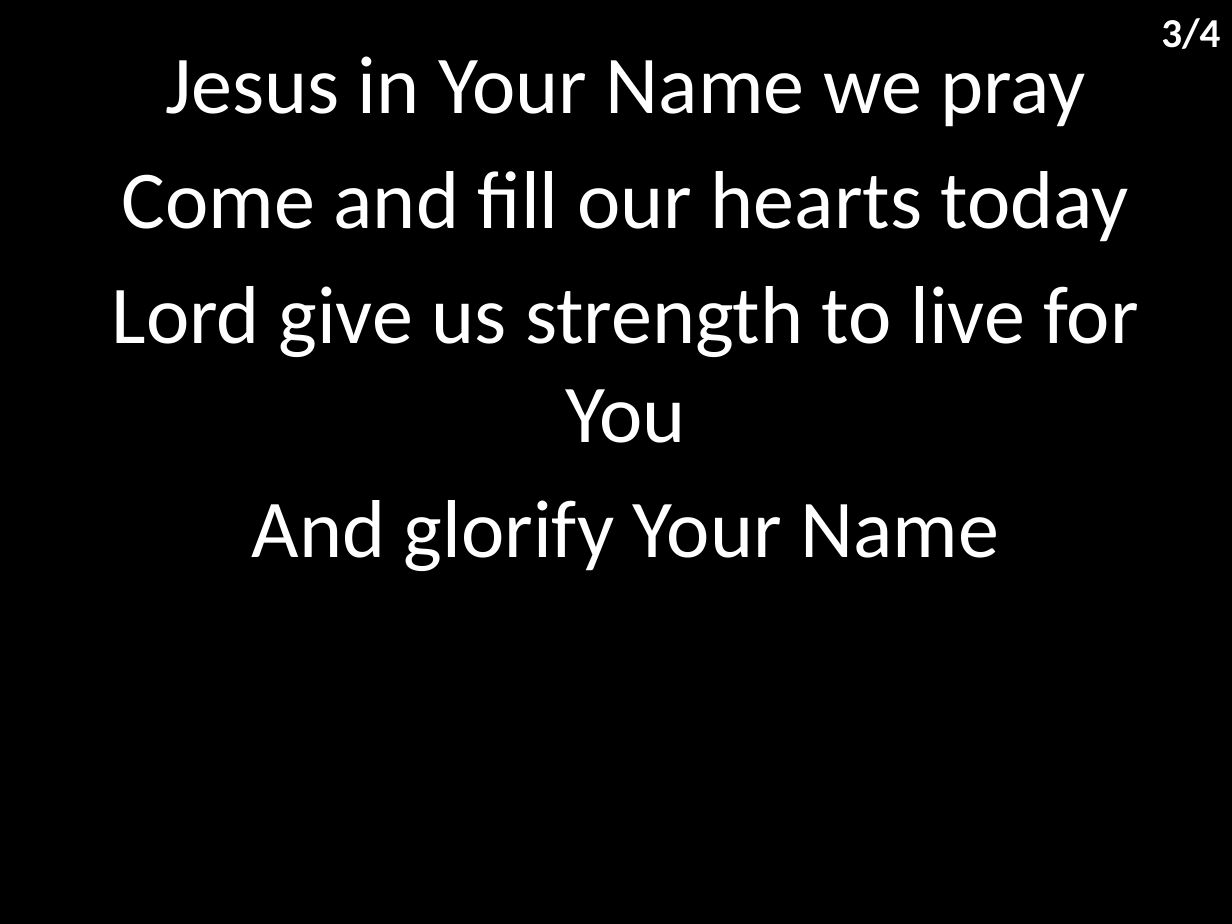
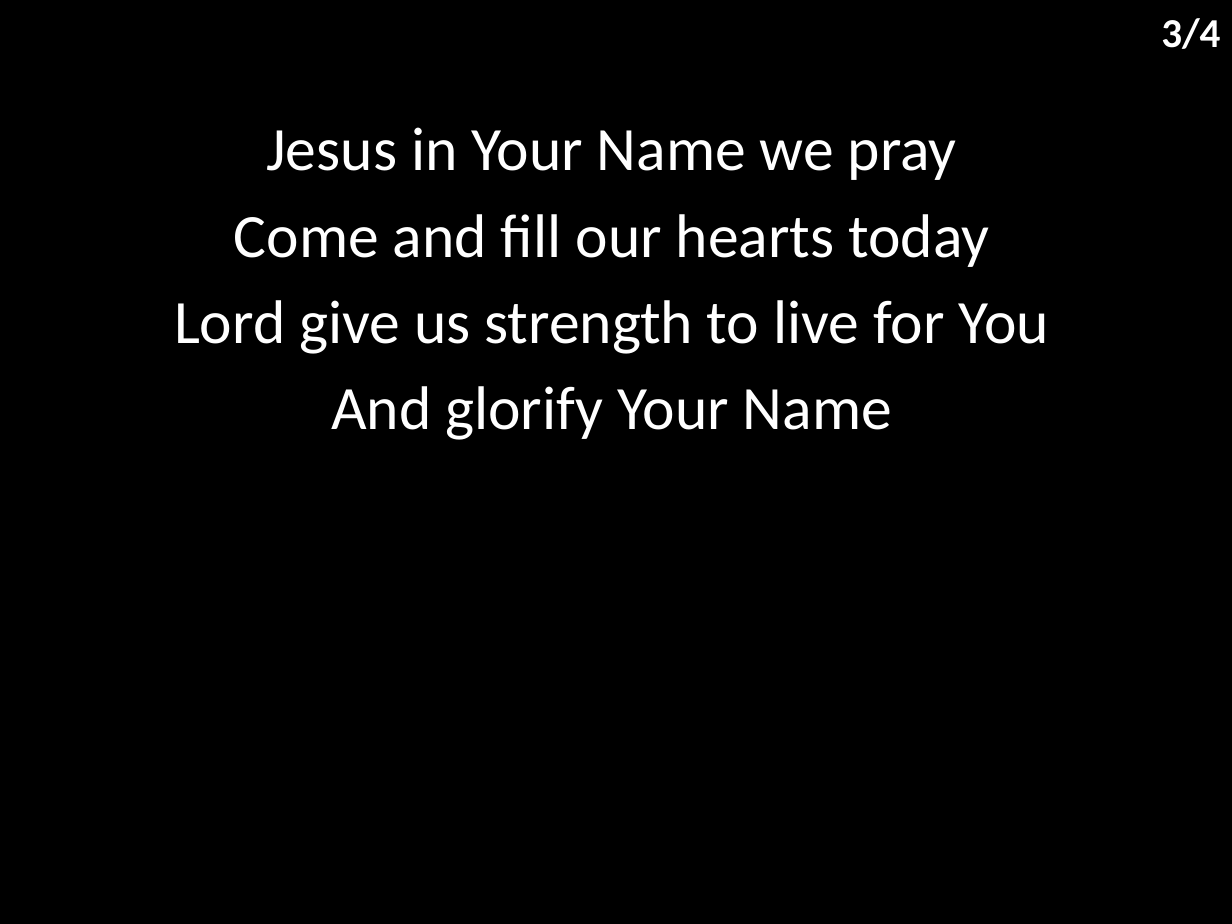
Before and after one commit to hoo-are-ya/worship, a slide deck: slide 4 of docs/songs/your name.pptx. Drawn at 1232x924 pixels with LibreOffice and Linux fonts; fonts in the diff are those of the drawing. Boxes give left, top, right and bottom in pixels: in the first picture for what was removed or moved away, otherwise in the second. Text is boxed around its words. In the diff, an @@ line names an element or a change of style, - is before the commit and + after.

```diff
--- a/docs/songs/your name.pptx
+++ b/docs/songs/your name.pptx
@@ subtitle "Jesus in Your Name we ...": place and size @@
-subtitle "Jesus in Your Name we ..." at box(112, 56, 1139, 571)
+subtitle "Jesus in Your Name we ..." at box(174, 127, 1049, 440)
@@ subtitle "Jesus in Your Name we ..." at box(174, 127, 1049, 440): size 48 to 36 pt; less space between paragraphs @@
```
Also in this commit, not shown: 3 other slides changed, 6 other files.
